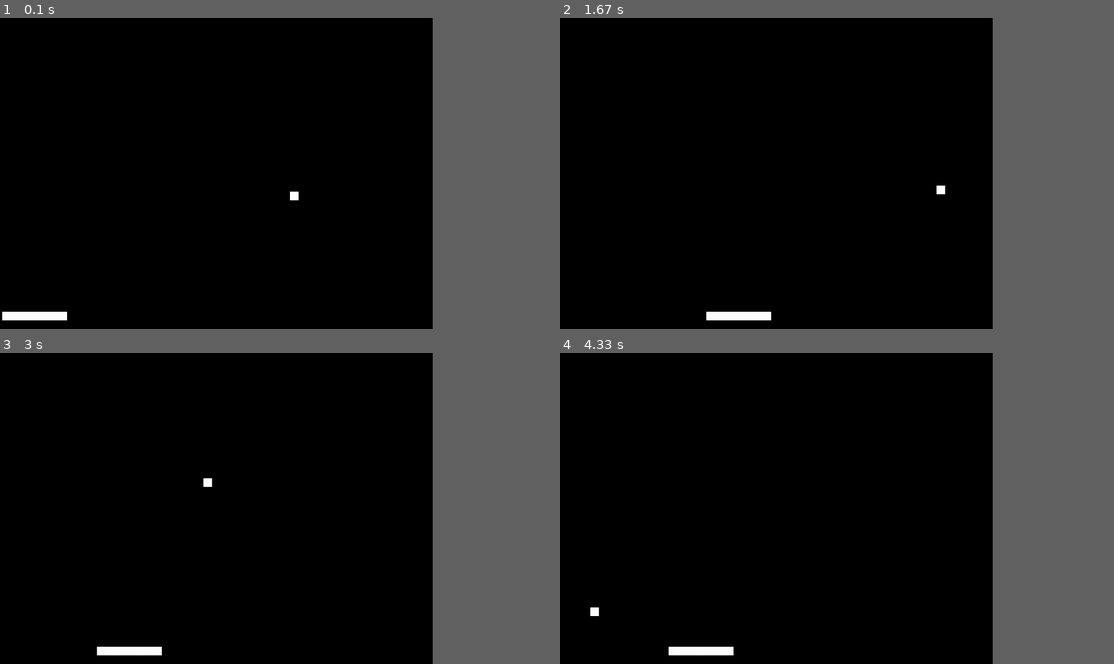
Above: before the commit, frames 1-4 (two rows, left to right).
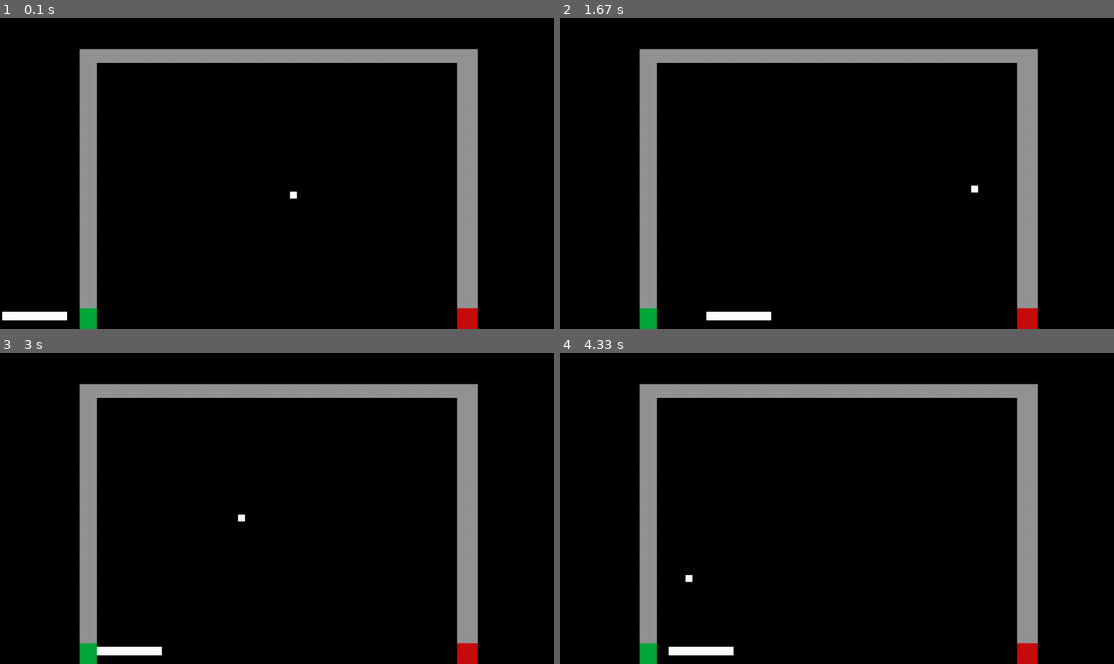
Above: after the commit, the same moments.

Repository: userddssilva/BREAKOUT-with-PyGame
Game: pygame game, started from BreakOut_PyGame.py
Same seed, same stepped clock (60 frames per second), same inputs: the game is played once before the commit and once after it.
Inputs (mouse positions are in pixels of both pictures, inside the frame that each line leads up to):
- Up to frame 1 (0.1 s): no input
- Up to frame 2 (1.67 s): click (1014, 164) at 0.38 s; click (665, 126) at 0.72 s; click (1041, 282) at 1.05 s; click (704, 111) at 1.38 s
- Up to frame 3 (3 s): click (277, 545) at 1.72 s; click (199, 443) at 2.05 s; click (470, 589) at 2.38 s; click (94, 539) at 2.72 s
- Up to frame 4 (4.33 s): click (676, 449) at 3.05 s; click (704, 561) at 3.38 s; click (1036, 580) at 3.72 s; click (670, 623) at 4.05 s
In our replay, the window is 703x506 before the commit and 900x506 after it. These sizes can differ from the game's own. Grey fills any space a smaller window leaves; there, only what the larger window draws over its background counts as a difference.

The runs differ from the first frame. In frame 1, 9.4% of the frame differs, in the area x 14-87%, y 9-100%; in frame 2, 9.4%; in frame 3, 9.4%; in frame 4, 9.4%.

Commit message:
Add atari2600 screen

Diff:
--- a/BreakOut_PyGame.py
+++ b/BreakOut_PyGame.py
@@ -2,9 +2,9 @@
 
 # Screen set
 pygame.init()
-screen_size = (1000, 720)
+screen_size = (1280, 720)
 screen = pygame.display.set_mode(screen_size)
-
+screen_bg = pygame.image.load("assets/atari_screen.png")
 game_clock = pygame.time.Clock()
 game_cycle = True
 
@@ -39,11 +39,11 @@
     ball_y += ball_dy
 
     # Colliders
-    if ball_x < 0:
+    if ball_x < 224:
         ball_dx *= -1
-    if ball_x > 1000:
+    if ball_x > 1040:
         ball_dx *= -1
-    if ball_y < 60:
+    if ball_y < 104:
         ball_dy *= -1
     if ball_y > 720:
         # YOU LOSE
@@ -58,6 +58,7 @@
 
     # Screen update
     screen.fill((0, 0, 0))
+    screen.blit(screen_bg, (0, 0))
     screen.blit(player, (player_x, 680))
     screen.blit(ball, (ball_x, ball_y))
     pygame.display.flip()
Binary file added: assets/PressStart2P.ttf
Binary file added: assets/atari_screen.png
Binary file changed: assets/ball.png
